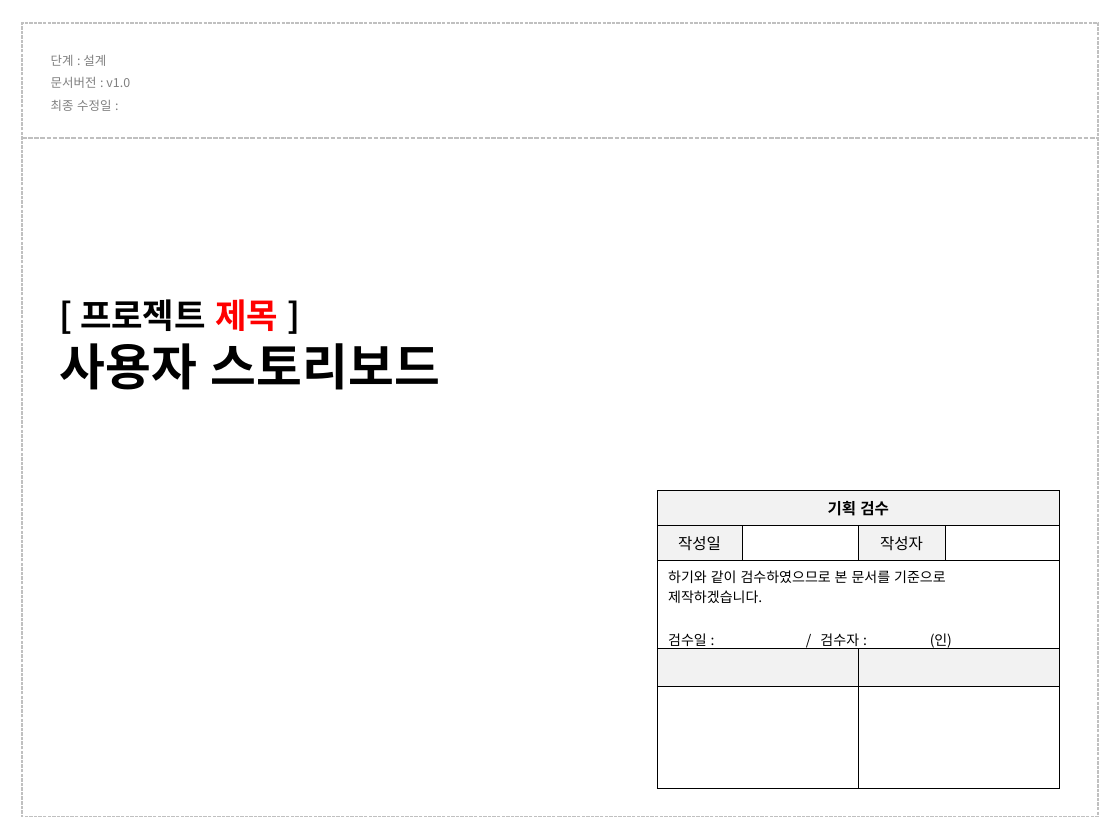
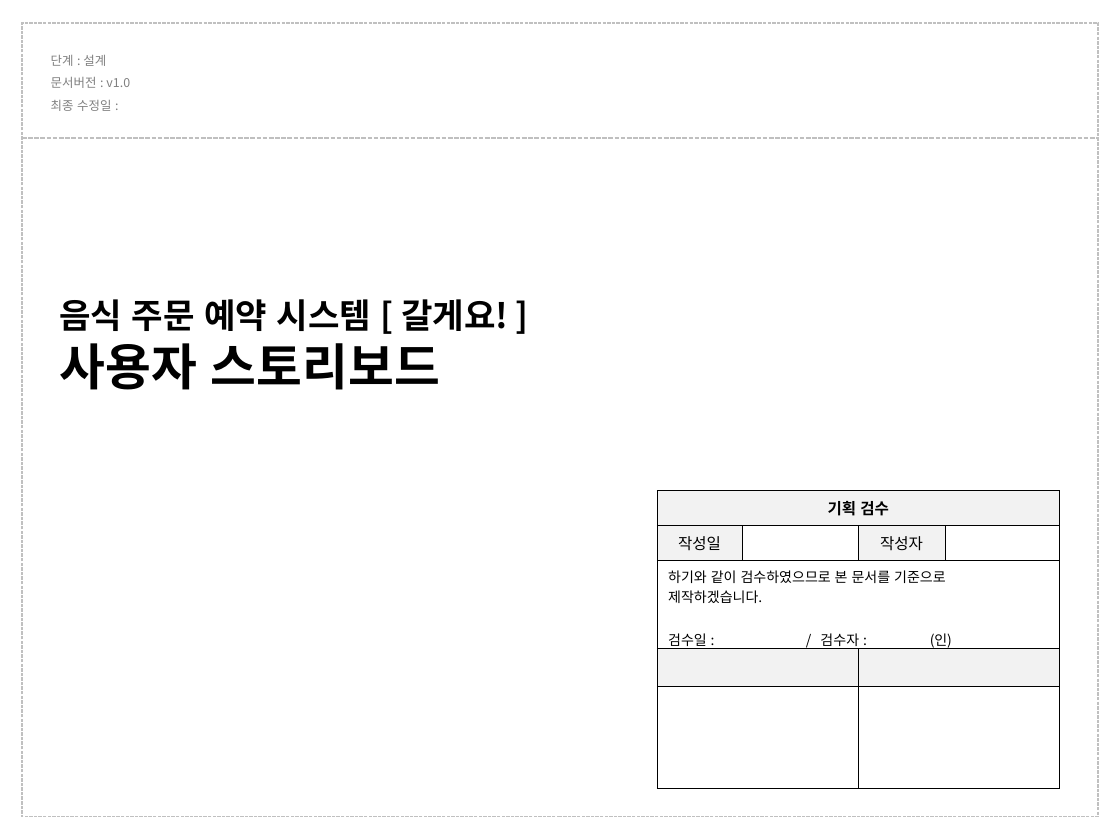
Before and after one commit to hwanghyohyuk/KHGIT, a slide deck: slide 1 of workspace/javaTeam4Project/갈게요_식사하러가시죠(4조)_화면설계서.pptx. Drawn at 1120x840 pixels with LibreOffice and Linux fonts; fonts in the diff are those of the drawing. Boxes give left, top, right and bottom in pixels: in the first picture for what was removed or moved away, otherwise in the second. Text is boxed around its words. In the diff, an @@ line names an element or a change of style, - is before the commit and + after.

```diff
--- a/workspace/javaTeam4Project/갈게요_식사하러가시죠(4조)_화면설계서.pptx
+++ b/workspace/javaTeam4Project/갈게요_식사하러가시죠(4조)_화면설계서.pptx
@@ text at bbox=[59, 299, 508, 331]: text changed @@
-[ 프로젝트 제목 ]
+음식 주문 예약 시스템 [ 갈게요! ]
```
Also in this commit, not shown: 14 other slides changed, 2 other files.
